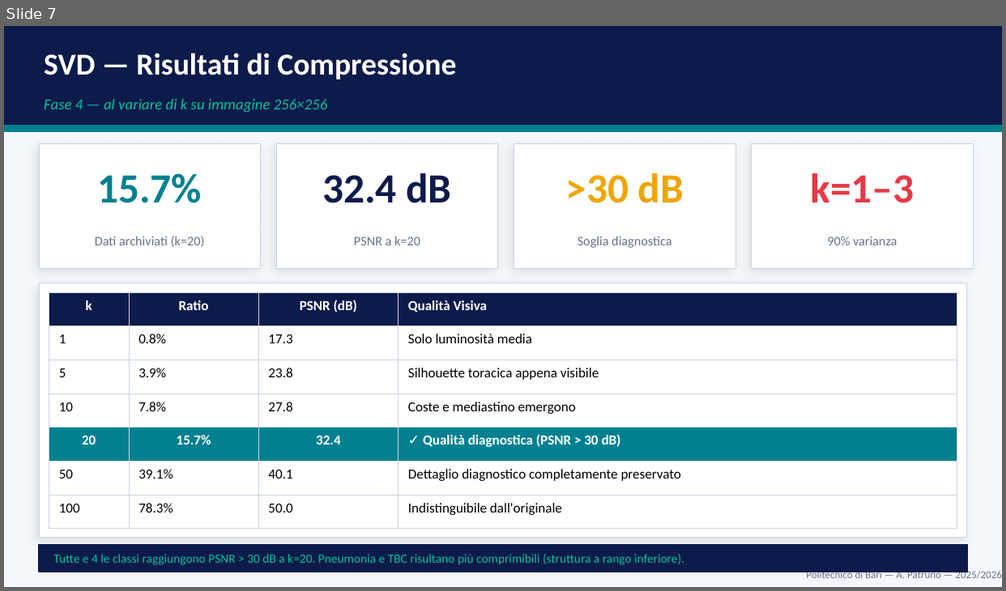
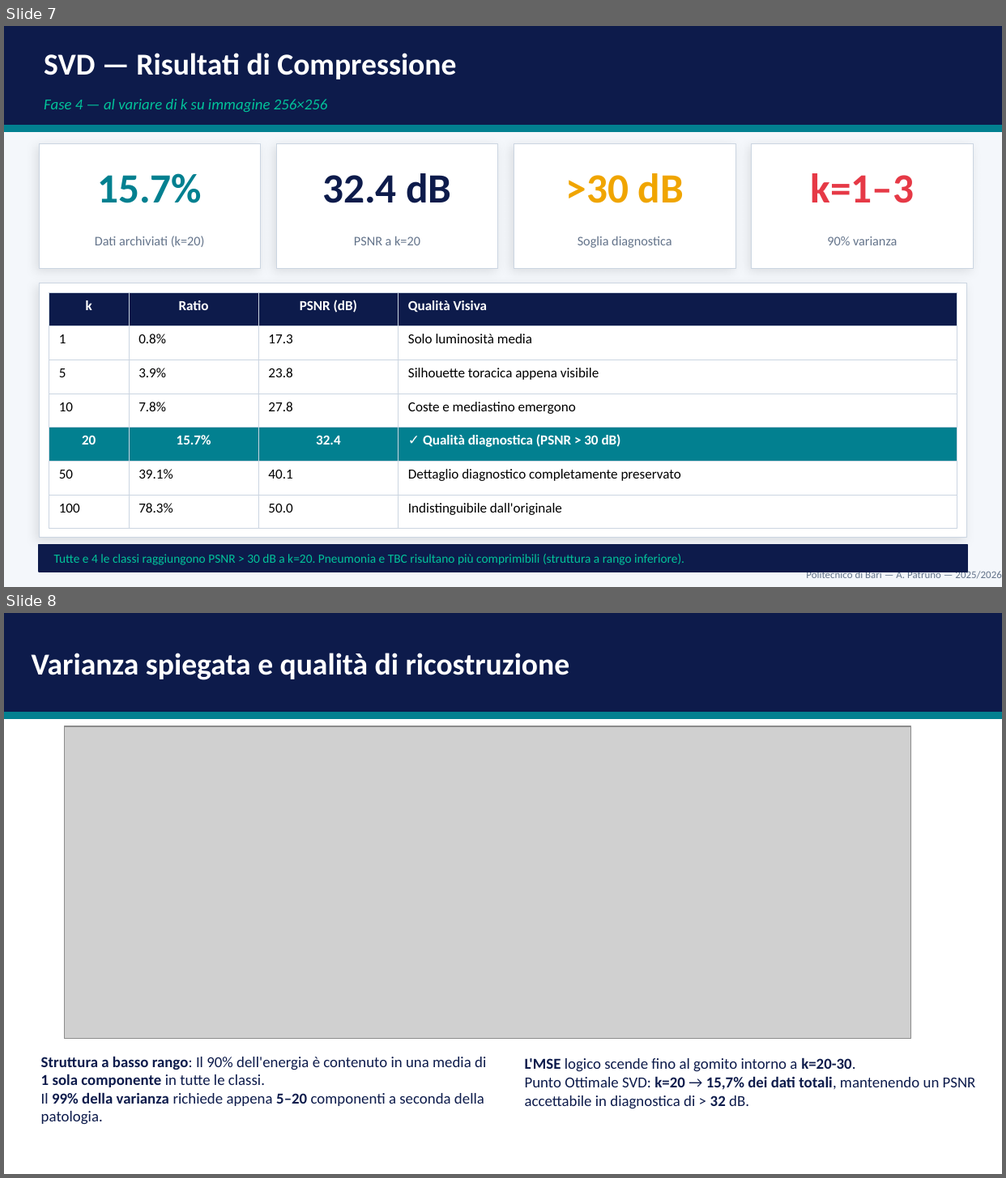
Before and after one commit to andreapatruno1/Image-Compression-and-Analysis, a slide deck: docs/Medical Image Compression and Analysis presentazione.pptx. Shown one above the other, each under a label of ours: slide 7 before the commit, slides 7 and 8 after it. The pictures are 1006x591 and 1006x1178 pixels, drawn with LibreOffice and Linux fonts; fonts in the diff are those of the drawing; grey boxes stand for pictures. Boxes give left, top, right and bottom in pixels: in the first picture for what was removed or moved away, otherwise in the second. Text is boxed around its words. In the diff, an @@ line names an element or a change of style, - is before the commit and + after.

```diff
--- a/docs/Medical Image Compression and Analysis presentazione.pptx
+++ b/docs/Medical Image Compression and Analysis presentazione.pptx
@@ slide 8 added at [4,613,1002,1174], background #FFFFFF @@
@@ rectangle added at [4,613,1002,713], fill #0D1B4B, outline #0D1B4B 1 pt @@
@@ text added at [32,653,570,680], 22 pt, text #FFFFFF, bold @@
+Varianza spiegata e qualità di ricostruzione
@@ rectangle added at [4,713,1002,719], fill #028090, outline #028090 1 pt @@
@@ picture added at [64,726,910,1039] @@
@@ text added at [41,1056,486,1125], 11 pt, text #0D1B4B @@
+Struttura a basso rango: Il 90% dell'energia è contenuto in una media di 1 sola componente in tutte le classi.
+Il 99% della varianza richiede appena 5–20 componenti a seconda della patologia.
@@ text added at [525,1058,976,1110], 11 pt, text #0D1B4B @@
+L'MSE logico scende fino al gomito intorno a k=20-30.
+Punto Ottimale SVD: k=20 → 15,7% dei dati totali, mantenendo un PSNR accettabile in diagnostica di > 32 dB.
```
Also in this commit, not shown: 7 slides changed, 10 other slides added, 13 other files.
